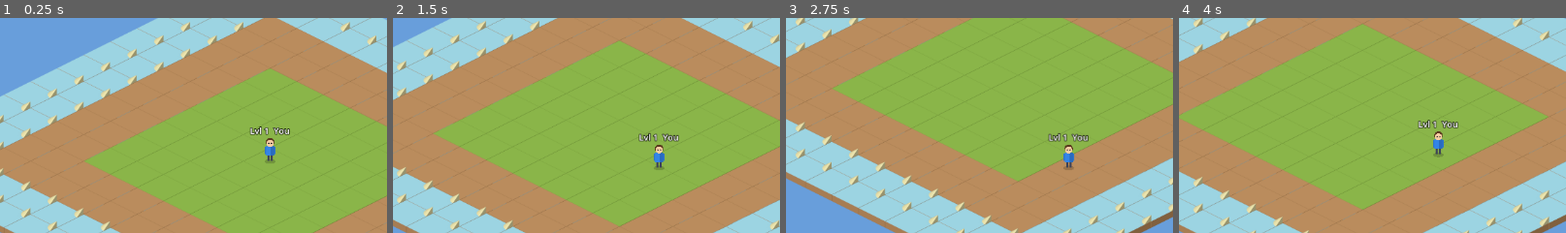
Above: before the commit, frames 1-4 (left to right).
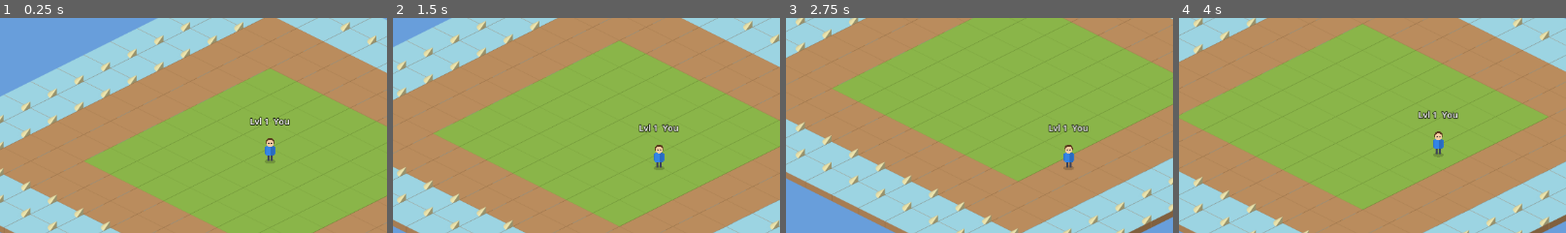
Above: after the commit, the same moments.

Repository: ClaudeDevs/SkyNomads
Game: Godot game, scene res://scenes/world.tscn
The game is run twice, just before and just after one commit, with the same random seed, the same clock (stepped at 60 frames per second) and the same inputs.
Inputs:
- Up to frame 1 (0.25 s): no input
- Up to frame 2 (1.5 s): tap Enter at 0.5 s; hold D (move_right) 0.53-1.28 s; tap E (interact) at 0.6, 1.35 s; hold S (move_down) from 1.28 s (still down)
- Up to frame 3 (2.75 s): release S (move_down) at 2.03 s; hold D (move_right) from 2.03 s (still down); tap E (interact) at 2.1 s
- Up to frame 4 (4 s): release D (move_right) at 2.78 s; hold W (move_up) 2.78-3.53 s; tap E (interact) at 2.85, 3.6 s; hold A (move_left) from 3.53 s (still down)
The pictures show only the part of the screen within x 15-65%, y 17-67%; the shares and areas given below are measured in that part.

The runs differ from the first frame. In frame 1, 0.5% of the frame differs, in the area x 64-75%, y 45-55%; in frame 2, 0.5%; in frame 3, 0.6%, in the area x 67-79%, y 49-58%; in frame 4, 0.5%.

Commit message:
Update player.gd

Diff:
--- a/client/scripts/entities/player.gd
+++ b/client/scripts/entities/player.gd
@@ -1,9 +1,11 @@
 class_name Player
 extends CharacterBody2D
 
-## Client-side player movement controller for the isometric (2:1) map, plus a
-## simple code-drawn character + name/level tag (Kintara-style). Replace the
-## _draw character with a real spritesheet later for a polished look.
+## Client-side movement + character rendering for the isometric (2:1) map.
+##
+## Character art: if `client/assets/sprites/character.png` exists it is drawn
+## (bottom-centred on the body); otherwise a simple code-drawn character is used
+## so the build never depends on the asset. A name/level tag floats above either.
 ##
 ## NOTE (server authority): movement here is PREDICTION only; the authoritative
 ## result comes from the Nakama movement validator via the shared OP_MOVE_*
@@ -12,15 +14,17 @@
 @export var speed: float = NetContract.MAX_MOVE_SPEED
 @export var player_name: String = "You"
 @export var level: int = 1
+@export var character_texture_path: String = "res://assets/sprites/character.png"
+@export var character_height: float = 48.0  # on-screen height in px
 
 const ISO_RATIO: float = 0.5  # tile_height / tile_width = 16 / 32
 
 enum State { IDLE, MOVING, GATHERING }
 var _state: State = State.IDLE
+var _char_tex: Texture2D
 
 
 func _ready() -> void:
-	# Hide the old placeholder diamond; we draw the character ourselves.
 	var body := get_node_or_null("Body")
 	if body != null:
 		body.visible = false
@@ -29,6 +33,9 @@
 	if gather != null:
 		gather.gather_began.connect(_on_gather_began)
 		gather.gather_ended.connect(_on_gather_ended)
+
+	if ResourceLoader.exists(character_texture_path):
+		_char_tex = load(character_texture_path) as Texture2D
 
 	queue_redraw()
 
@@ -67,39 +74,48 @@
 	_state = State.IDLE
 
 
-# --- Rendering: a little character + name/level tag (local space) ---
+# --- Rendering (local space; feet at the node origin) ---
 
 func _draw() -> void:
-	# Soft shadow on the ground.
 	draw_colored_polygon(_ellipse(Vector2(0, 1), 8.0, 3.5), Color(0, 0, 0, 0.18))
+	if _char_tex != null:
+		_draw_sprite()
+	else:
+		_draw_code_character()
+	_draw_nametag()
 
-	# Legs.
+
+func _draw_sprite() -> void:
+	var tex_size := _char_tex.get_size()
+	if tex_size.y <= 0.0:
+		return
+	var scale_factor := character_height / tex_size.y
+	var w := tex_size.x * scale_factor
+	# Bottom-centre the sprite on the origin.
+	draw_texture_rect(_char_tex, Rect2(-w / 2.0, -character_height, w, character_height), false)
+
+
+func _draw_code_character() -> void:
 	draw_rect(Rect2(-4, -9, 3, 9), Color(0.24, 0.26, 0.34))
 	draw_rect(Rect2(1, -9, 3, 9), Color(0.24, 0.26, 0.34))
-
-	# Arms.
 	draw_rect(Rect2(-8, -21, 2, 11), Color(0.18, 0.46, 0.80))
 	draw_rect(Rect2(6, -21, 2, 11), Color(0.18, 0.46, 0.80))
-
-	# Torso (with a darker side for a bit of shading).
 	draw_rect(Rect2(-6, -22, 12, 14), Color(0.20, 0.52, 0.90))
 	draw_rect(Rect2(1, -22, 5, 14), Color(0.16, 0.42, 0.75))
-
-	# Head: hair on top, face below, two eyes.
 	draw_circle(Vector2(0, -28), 6.2, Color(0.35, 0.22, 0.12))
 	draw_circle(Vector2(0, -26), 5.2, Color(0.96, 0.80, 0.64))
 	draw_circle(Vector2(-2, -26), 0.9, Color(0.1, 0.1, 0.12))
 	draw_circle(Vector2(2, -26), 0.9, Color(0.1, 0.1, 0.12))
 
-	# Name + level tag above the head (outlined for readability).
+
+func _draw_nametag() -> void:
 	var font := ThemeDB.fallback_font
 	var text := "Lvl %d  %s" % [level, player_name]
-	var pos := Vector2(-60, -40)
+	var pos := Vector2(-60, -character_height - 6.0)
 	draw_string_outline(font, pos, text, HORIZONTAL_ALIGNMENT_CENTER, 120, 13, 4, Color(0, 0, 0, 0.85))
 	draw_string(font, pos, text, HORIZONTAL_ALIGNMENT_CENTER, 120, 13, Color.WHITE)
 
 
-## Build an ellipse polygon (draw_circle is round-only).
 func _ellipse(center: Vector2, rx: float, ry: float) -> PackedVector2Array:
 	var pts := PackedVector2Array()
 	for i in 16:
